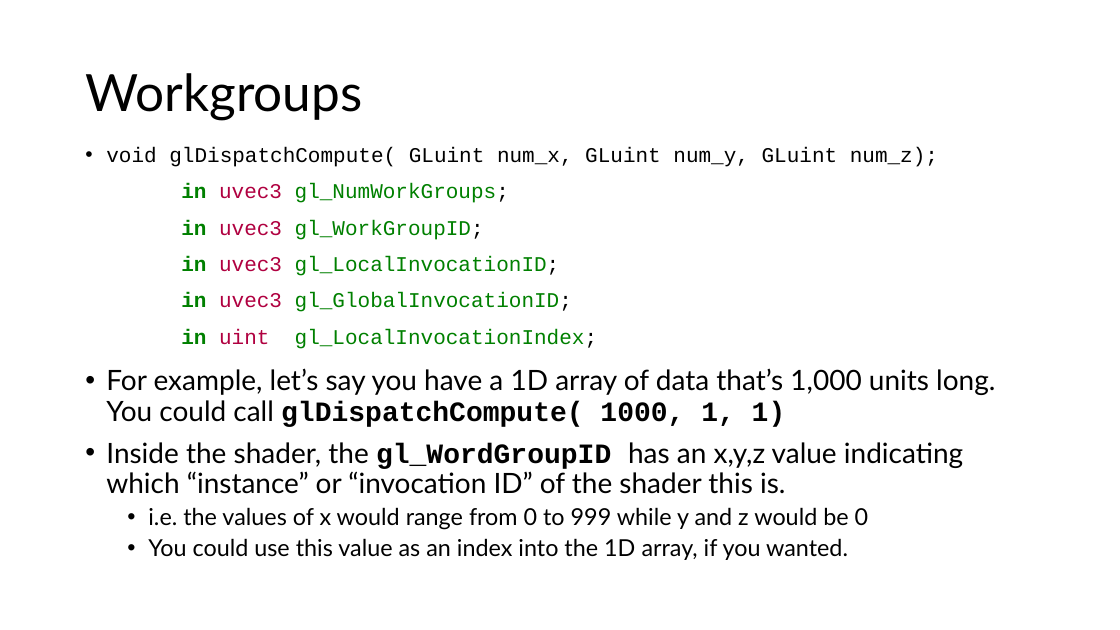
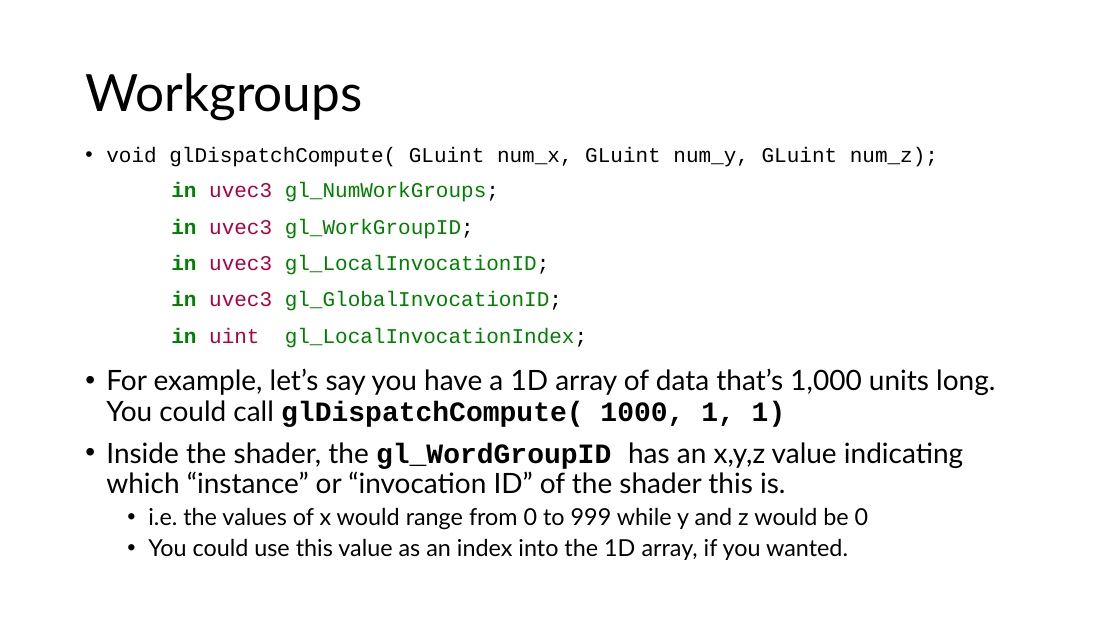
Before and after one commit to FeeneyCodes/GDP202324, a slide deck: slide 7 of 6023_Gems/D2D/W10_Compute (GPGPU)/GPGPU (OpenGL Compute) part 1.pptx. Drawn at 1120x630 pixels with LibreOffice and Linux fonts; fonts in the diff are those of the drawing. Boxes give left, top, right and bottom in pixels: in the first picture for what was removed or moved away, otherwise in the second. Text is boxed around its words. In the diff, an @@ line names an element or a change of style, - is before the commit and + after.

```diff
--- a/6023_Gems/D2D/W10_Compute (GPGPU)/GPGPU (OpenGL Compute) part 1.pptx
+++ b/6023_Gems/D2D/W10_Compute (GPGPU)/GPGPU (OpenGL Compute) part 1.pptx
@@ text "in uvec3 gl_NumWorkGroups;": place and size @@
-text "in uvec3 gl_NumWorkGroups;" at (181, 183, 597, 349)
+text "in uvec3 gl_NumWorkGroups;" at (171, 183, 587, 348)
```
Also in this commit, not shown: 3 other slides changed, 7 slides added, 14 other files.
